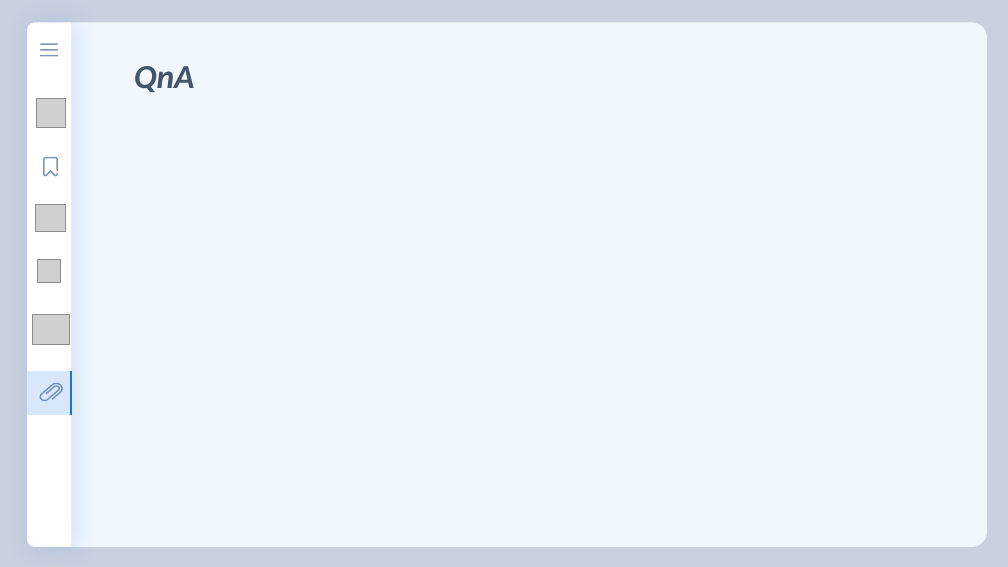
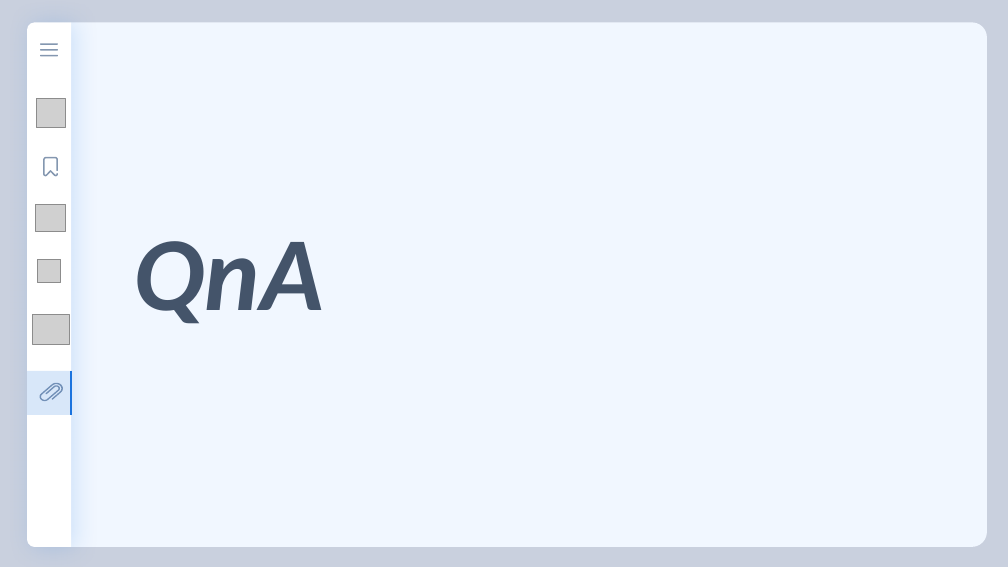
Before and after one commit to florentious/AutoGenerating_VariableName, a slide deck: slide 24 of Text/Presentation/presentation_ver0_4.pptm. Drawn at 1008x567 pixels with LibreOffice and Linux fonts; fonts in the diff are those of the drawing; grey boxes stand for pictures. Boxes give left, top, right and bottom in pixels: in the first picture for what was removed or moved away, otherwise in the second. Text is boxed around its words. In the diff, an @@ line names an element or a change of style, - is before the commit and + after.

Commit message:
AGVN_ver0.921

```diff
--- a/Text/Presentation/presentation_ver0_4.pptm
+++ b/Text/Presentation/presentation_ver0_4.pptm
@@ text "QnA": place and size @@
-text "QnA" at (134, 66, 195, 93)
+text "QnA" at (134, 241, 324, 324)
@@ text "QnA" at (134, 241, 324, 324): size 32 to 100 pt @@
```
Also in this commit, not shown: 1 other slide changed.
